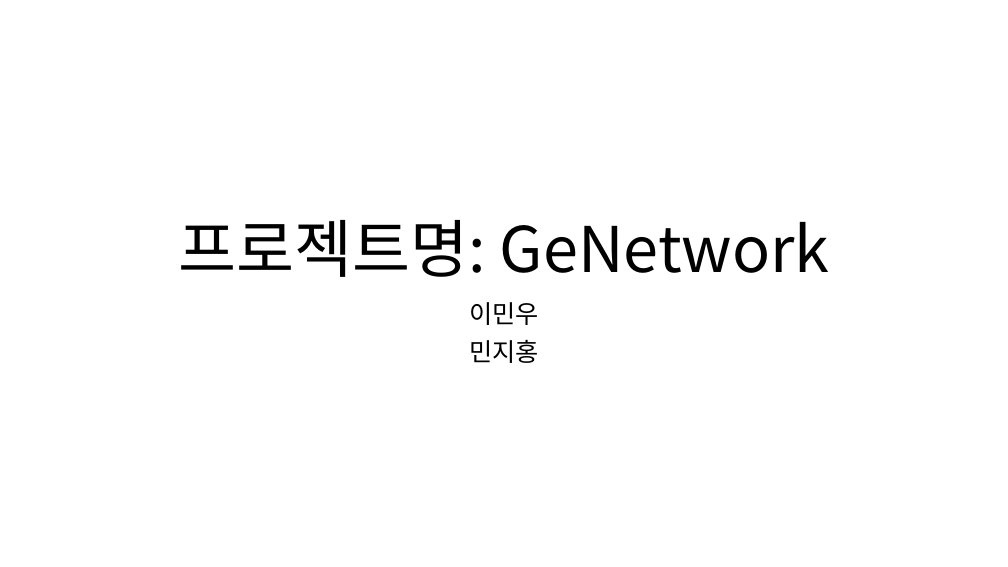
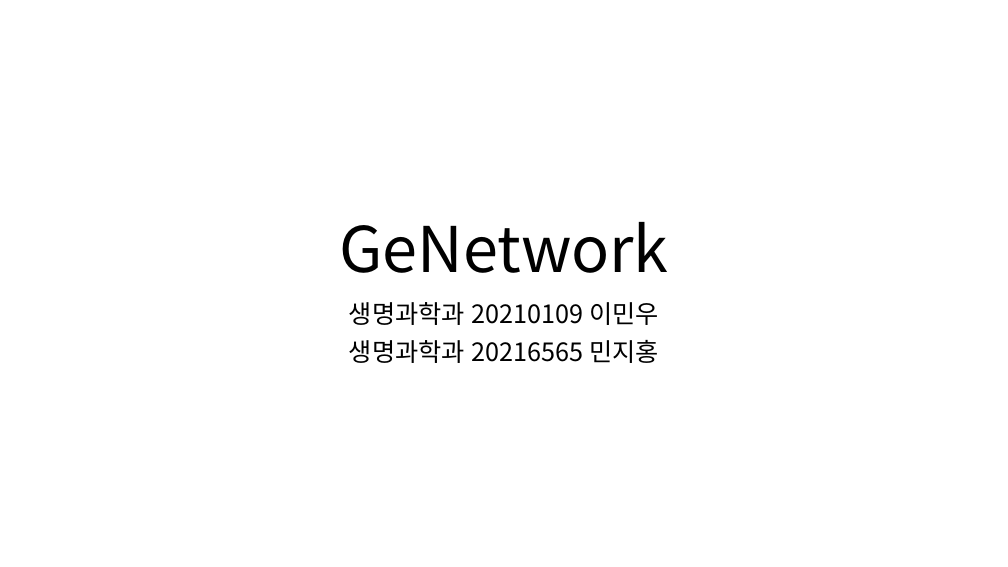
Before and after one commit to summer-121/Genetwork, a slide deck: slide 1 of GeNetwork_Scheme.pptx. Drawn at 1008x567 pixels with LibreOffice and Linux fonts; fonts in the diff are those of the drawing. Boxes give left, top, right and bottom in pixels: in the first picture for what was removed or moved away, otherwise in the second. Text is boxed around its words. In the diff, an @@ line names an element or a change of style, - is before the commit and + after.

```diff
--- a/GeNetwork_Scheme.pptx
+++ b/GeNetwork_Scheme.pptx
@@ title at (x1=339, y1=222, x2=669, y2=273): text changed @@
-프로젝트명: GeNetwork
+GeNetwork
@@ subtitle at (x1=349, y1=302, x2=659, y2=363): text changed @@
-이민우
-민지홍
+생명과학과 20210109 이민우
+생명과학과 20216565 민지홍
```
Also in this commit, not shown: 6 other slides changed, 2 slides added, 1 slide removed.
